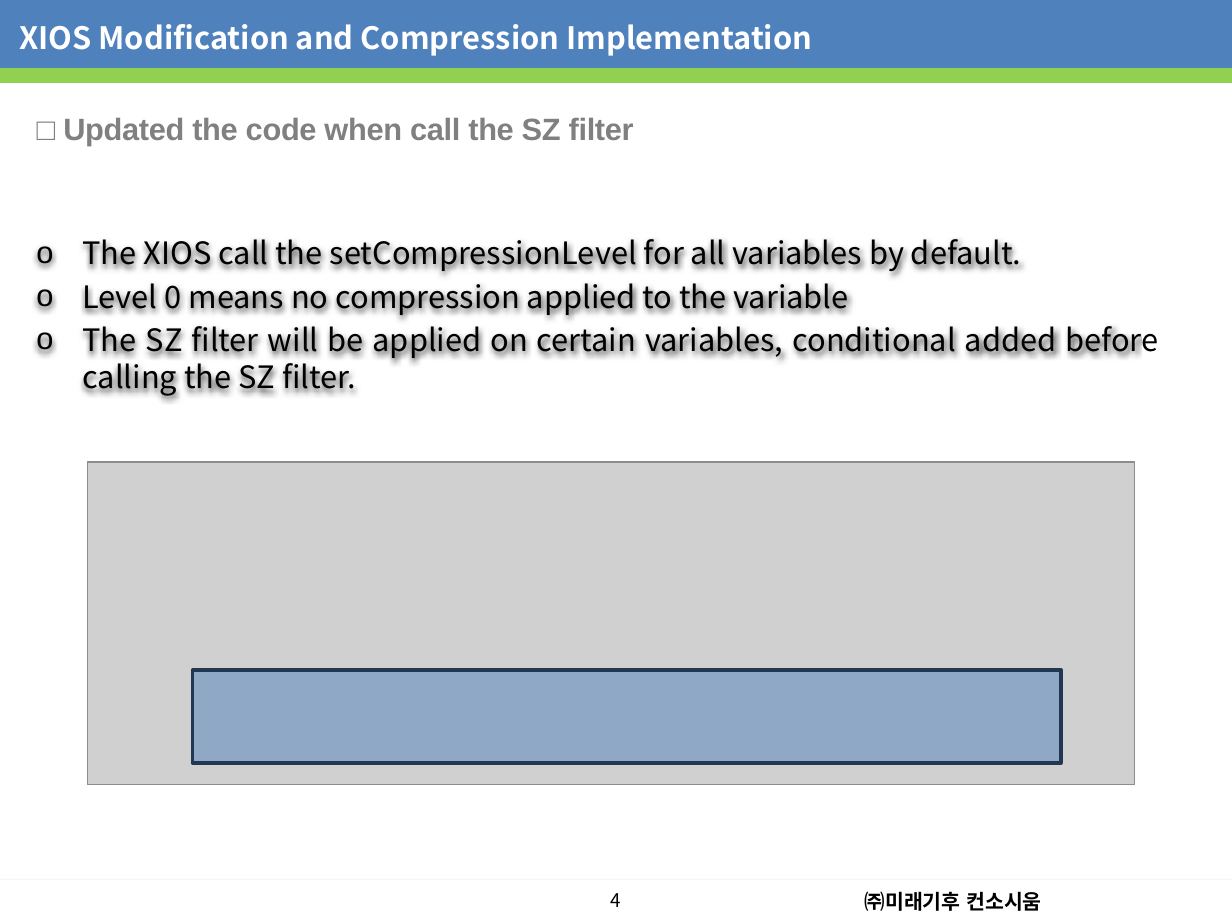
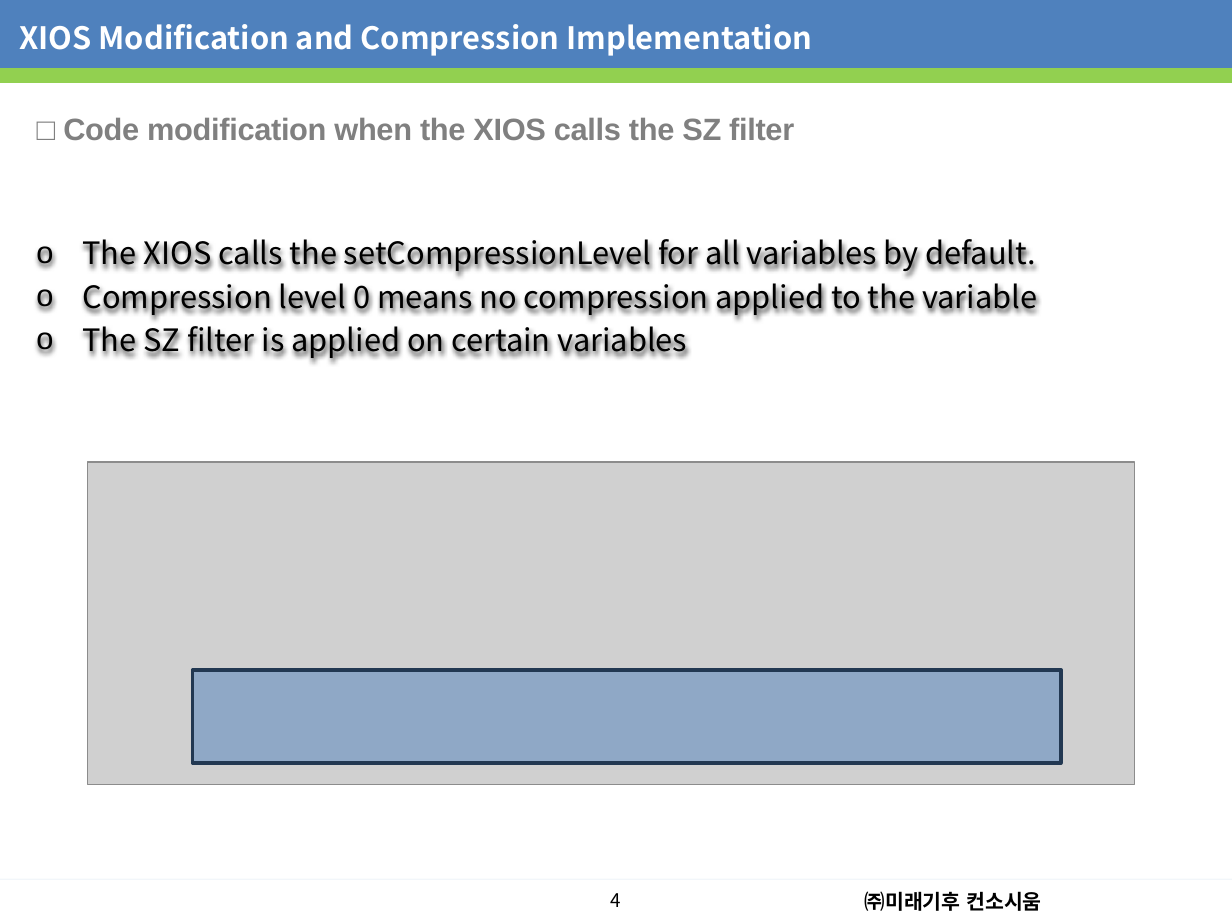
Before and after one commit to dhanifudin/presentation, a slide deck: slide 5 of seminar/Seminar20230725.pptx. Drawn at 1232x924 pixels with LibreOffice and Linux fonts; fonts in the diff are those of the drawing; grey boxes stand for pictures; background and template pictures are left out. Boxes give left, top, right and bottom in pixels: in the first picture for what was removed or moved away, otherwise in the second. Text is boxed around its words. In the diff, an @@ line names an element or a change of style, - is before the commit and + after.

```diff
--- a/seminar/Seminar20230725.pptx
+++ b/seminar/Seminar20230725.pptx
@@ title at <box>63,117,794,140</box>: text changed @@
-□ Updated the code when call the SZ filter
+□ Code modification when the XIOS calls the SZ filter
@@ text in rectangle at <box>83,233,1037,359</box>: text changed @@
-  o The XIOS call the setCompressionLevel for all variables by default.
-  o Level 0 means no compression applied to the variable
-  o The SZ filter will be applied on certain variables, conditional added before calling the SZ filter.
+  o The XIOS calls the setCompressionLevel for all variables by default.
+  o Compression level 0 means no compression applied to the variable
+  o The SZ filter is applied on certain variables
```
Also in this commit, not shown: 13 other slides changed.
